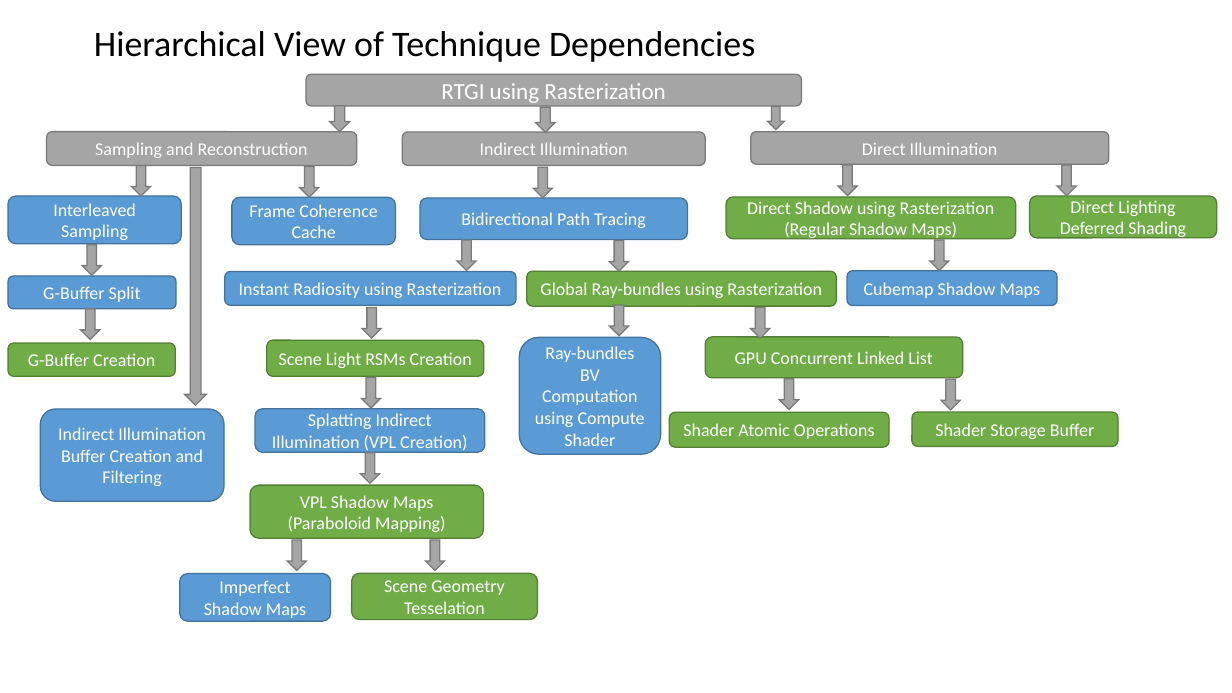
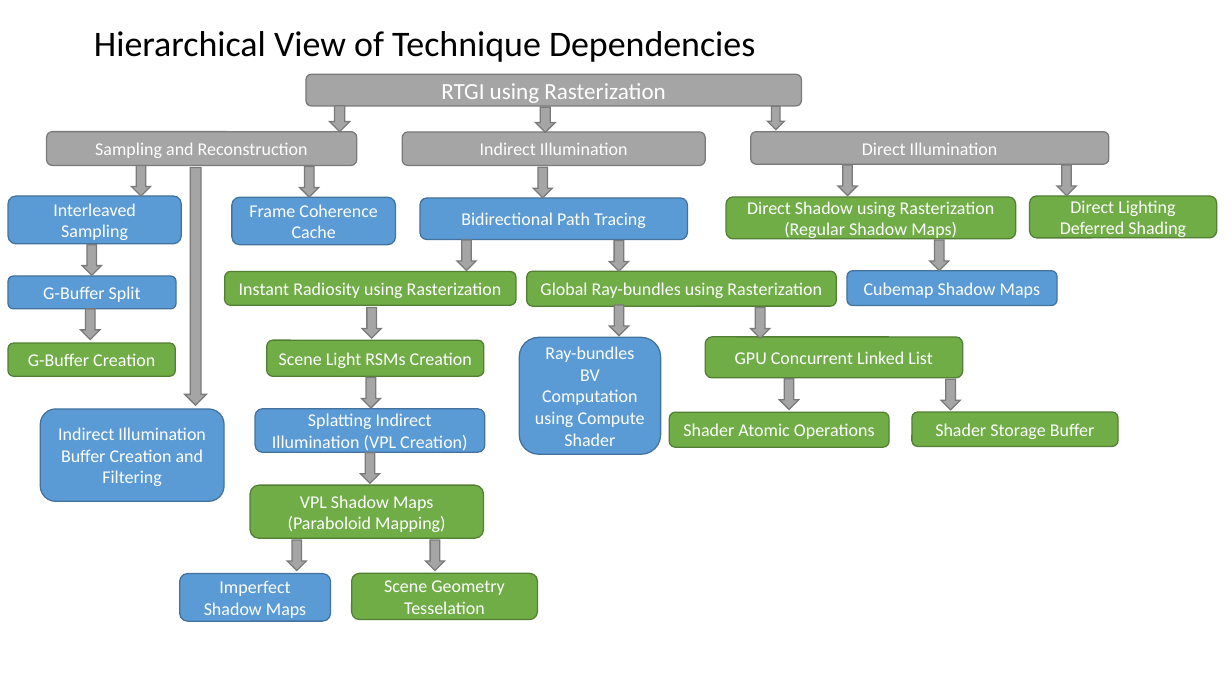
Before and after one commit to jazzboysc/RTGI, a slide deck: slide 3 of Docs/RTGI using rasterization.pptx. Drawn at 1232x693 pixels with LibreOffice and Linux fonts; fonts in the diff are those of the drawing. Boxes give left, top, right and bottom in pixels: in the first picture for what was removed or moved away, otherwise in the second. Text is boxed around its words. In the diff, an @@ line names an element or a change of style, - is before the commit and + after.

```diff
--- a/Docs/RTGI using rasterization.pptx
+++ b/Docs/RTGI using rasterization.pptx
@@ rounded rectangle "Instant Radiosity using Rasterization" at bbox=[225, 272, 516, 306]: fill #5B9BD5 to #70AD47; outline #43739E 1 pt to #538035 1 pt @@
```
Also in this commit, not shown: 2 other files.
